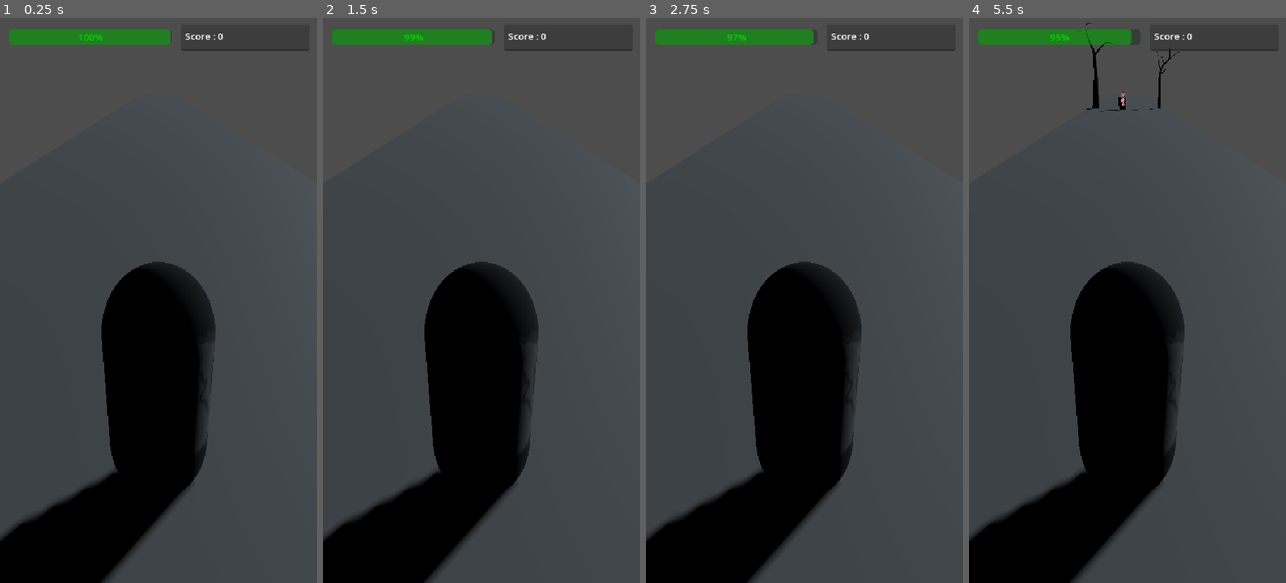
Above: before the commit, frames 1-4 (left to right).
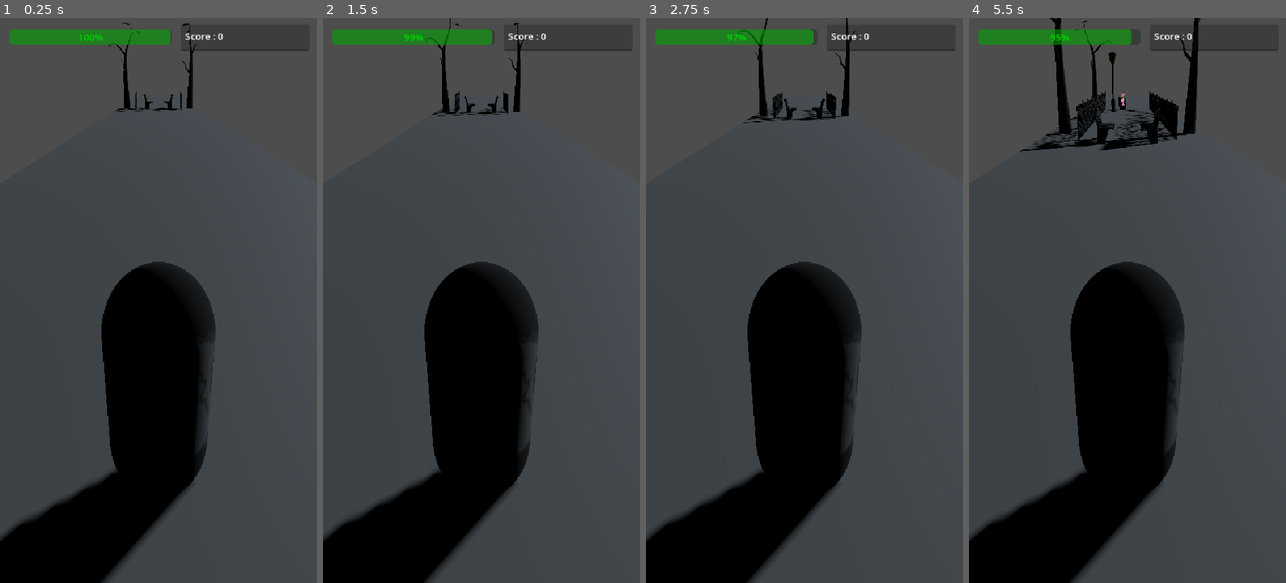
Above: after the commit, the same moments.

Repository: ESMA-NicolasR/face-snatcher
Game: Godot game, scene res://Alois/Scenes/TEST_face_snatcher.tscn
Two runs of this game, one before a commit and one after it. Both use one fixed random seed, a clock stepped at 60 frames per second and the inputs below.
Inputs:
- Up to frame 1 (0.25 s): no input
- Up to frame 2 (1.5 s): no input
- Up to frame 3 (2.75 s): no input
- Up to frame 4 (5.5 s): no input

The runs differ from the first frame. In frame 1, 0.5% of the frame differs, in the area x 34-63%, y 0-17%; in frame 2, 0.7%; in frame 3, 1.1%; in frame 4, 3.2%, in the area x 16-74%, y 0-24%.

Commit message:
Decoration manager v4

Diff:
--- a/Alois/Scenes/TEST_face_snatcher.tscn
+++ b/Alois/Scenes/TEST_face_snatcher.tscn
@@ -111,7 +111,7 @@
 autostart = true
 
 [node name="Decoration Leftcenter Timer2" type="Timer" parent="Timers" unique_id=296177828]
-wait_time = 6.0
+wait_time = 3.0
 one_shot = true
 autostart = true
 
@@ -126,7 +126,7 @@
 autostart = true
 
 [node name="Decoration Rightcenter Timer5" type="Timer" parent="Timers" unique_id=316492386]
-wait_time = 6.0
+wait_time = 3.0
 one_shot = true
 autostart = true
 
@@ -152,25 +152,33 @@
 meshes_far = Array[PackedScene]([ExtResource("4_lan1h"), ExtResource("5_x8g61"), ExtResource("6_rmso8")])
 meshes_med = Array[PackedScene]([ExtResource("7_py22k")])
 meshes_close = Array[PackedScene]([ExtResource("9_3gcot"), ExtResource("8_7075h")])
-vitesse_max_far = 3.0
-vitesse_min_far = 1.05
+vitesse_max_far = 3.5
+vitesse_min_far = 1.1
 vitesse_max_med = 3.5
 vitesse_min_med = 1.1
 vitesse_max_close = 4.0
 vitesse_min_close = 1.15
 debut_ralentissement_far = 0.6
-range_far_left_min = 5.0
-range_far_left_max = 7.5
-range_far_right_min = 5.0
-range_far_right_max = 7.5
-range_med_left_min = 3.0
-range_med_left_max = 3.0
-range_med_right_min = 3.0
-range_med_right_max = 3.0
+debut_ralentissement_med = 0.9
+fin_ralentissement_med = 0.95
+debut_acceleration_med = 0.95
+rot_y_far_L = Vector2(0, 180)
+rot_y_med_L = Vector2(0, 0)
+rot_y_far_R = Vector2(0, 180)
+rot_y_med_R = Vector2(0, 0)
+rot_y_close_R = Vector2(180, 180)
+range_far_left_min = 4.0
+range_far_left_max = 10.0
+range_far_right_min = 4.0
+range_far_right_max = 10.0
+range_med_left_min = 0.638
+range_med_left_max = 0.638
+range_med_right_min = 0.638
+range_med_right_max = 0.638
 range_close_left_min = 4.0
-range_close_left_max = 6.0
+range_close_left_max = 8.0
 range_close_right_min = 4.0
-range_close_right_max = 6.0
+range_close_right_max = 8.0
 path_Left_left = NodePath("../../Paths/Decoration LEFT left Path3D")
 timer_LL = NodePath("../../Timers/Decoration Leftleft Timer1")
 path_Left_center = NodePath("../../Paths/Decoration LEFT center Path3D")
@@ -229,8 +237,7 @@
 offset_top = 341.0
 offset_right = 519.2727
 offset_bottom = 424.0
-text = "Bouton
-Vol visage"
+text = "Vol visage"
 
 [node name="Health Bar" type="ProgressBar" parent="UI" unique_id=1541017287]
 modulate = Color(0, 0.8862745, 0, 1)
--- a/Alois/Scripts/Decorations_Manager.gd
+++ b/Alois/Scripts/Decorations_Manager.gd
@@ -13,38 +13,43 @@
 @export var vitesse_max_close: float = 1.75
 @export var vitesse_min_close: float = 0.4
 
-# Seuils de distance (Lointain)
+# Seuils de distance (Lointain, Medium, Proche)
 @export var debut_ralentissement_far: float = 0.35
 @export var fin_ralentissement_far: float = 0.85
 @export var debut_acceleration_far: float = 0.85
 @export var fin_acceleration_far: float = 1.0
 
-# Seuils de distance (Medium)
 @export var debut_ralentissement_med: float = 0.4
 @export var fin_ralentissement_med: float = 0.85
 @export var debut_acceleration_med: float = 0.85
 @export var fin_acceleration_med: float = 1.0
 
-# Seuils de distance (Proche)
 @export var debut_ralentissement_close: float = 0.45
 @export var fin_ralentissement_close: float = 0.85
 @export var debut_acceleration_close: float = 0.85
 @export var fin_acceleration_close: float = 1.0
 
+# --- CONFIGURATION DES ROTATIONS (Séparées Gauche/Droite en degrés) ---
+@export_group("Rotations Y - Côté GAUCHE")
+@export var rot_y_far_L: Vector2 = Vector2(0, 360)
+@export var rot_y_med_L: Vector2 = Vector2(0, 360)
+@export var rot_y_close_L: Vector2 = Vector2(0, 0)
+
+@export_group("Rotations Y - Côté DROIT")
+@export var rot_y_far_R: Vector2 = Vector2(0, 360)
+@export var rot_y_med_R: Vector2 = Vector2(0, 360)
+@export var rot_y_close_R: Vector2 = Vector2(0, 0)
+
 # --- CONFIGURATION DES TIMERS (Ranges de temps en secondes) ---
-@export_group("Timer Ranges Lointains")
+@export_group("Timer Ranges")
 @export var range_far_left_min: float = 3.0
 @export var range_far_left_max: float = 6.0
 @export var range_far_right_min: float = 3.0
 @export var range_far_right_max: float = 6.0
-
-@export_group("Timer Ranges Medium")
 @export var range_med_left_min: float = 2.0
 @export var range_med_left_max: float = 5.0
 @export var range_med_right_min: float = 2.0
 @export var range_med_right_max: float = 5.0
-
-@export_group("Timer Ranges Proches")
 @export var range_close_left_min: float = 1.5
 @export var range_close_left_max: float = 4.0
 @export var range_close_right_min: float = 1.5
@@ -65,26 +70,49 @@
 @export var path_Right_left: Path3D
 @export var timer_RL: Timer
 
-func execute_decoration_spawn(chemin_choisi: Path3D, type_distance: String, timer_concerne: Timer, t_min: float, t_max: float):
+func _ready() -> void:
+	# Spawner un premier objet sur chaque chemin dès le lancement
+	_on_decoration_leftleft_timer_1_timeout()
+	_on_decoration_leftcenter_timer_2_timeout()
+	_on_decoration_leftright_timer_3_timeout()
+	_on_decoration_rightright_timer_4_timeout()
+	_on_decoration_rightcenter_timer_5_timeout()
+	_on_decoration_rightleft_timer_6_timeout()
+
+func execute_decoration_spawn(chemin_choisi: Path3D, type_distance: String, is_left_side: bool, timer_concerne: Timer, t_min: float, t_max: float):
 	# Sécurité si le chemin n'est pas assigné
 	if chemin_choisi == null: return
 
-	# Déterminer la liste de meshes à utiliser
+	# Déterminer la liste de meshes et la range de rotation selon le côté et la distance
 	var liste_a_utiliser: Array[PackedScene] = []
-	if type_distance == "far": liste_a_utiliser = meshes_far
-	elif type_distance == "med": liste_a_utiliser = meshes_med
-	elif type_distance == "close": liste_a_utiliser = meshes_close
+	var rot_range: Vector2 = Vector2.ZERO
+
+	if type_distance == "far":
+		liste_a_utiliser = meshes_far
+		rot_range = rot_y_far_L if is_left_side else rot_y_far_R
+	elif type_distance == "med":
+		liste_a_utiliser = meshes_med
+		rot_range = rot_y_med_L if is_left_side else rot_y_med_R
+	elif type_distance == "close":
+		liste_a_utiliser = meshes_close
+		rot_range = rot_y_close_L if is_left_side else rot_y_close_R
 
 	if liste_a_utiliser.size() == 0: return
 
-	# Création suiveur de path et instance mesh
+	# Création suiveur de path
 	var new_decoration = PathFollow3D.new()
 	new_decoration.loop = false
 	chemin_choisi.add_child(new_decoration)
+
+	# Instance mesh et application de la rotation Y aléatoire
 	var new_mesh_decoration = liste_a_utiliser.pick_random().instantiate()
 	new_decoration.add_child(new_mesh_decoration)
 
-	# Relancer le timer avec un nouveau temps aléatoire dans sa range
+	# Application de la rotation Y
+	var random_rot = randf_range(rot_range.x, rot_range.y)
+	new_mesh_decoration.rotation.y = deg_to_rad(random_rot)
+
+	# Relancer le timer avec un nouveau temps aléatoire
 	timer_concerne.wait_time = randf_range(t_min, t_max)
 	timer_concerne.start()
 
@@ -95,10 +123,8 @@
 	for p in chemins:
 		if p == null: continue
 
-		# Variables temporaires pour le calcul de vitesse par path
 		var v_max: float; var v_min: float; var d_ral: float; var f_ral: float; var d_acc: float; var f_acc: float
 
-		# Identifier le type de chemin pour appliquer les bonnes variables
 		if p == path_Left_left or p == path_Right_right:
 			v_max = vitesse_max_far; v_min = vitesse_min_far
 			d_ral = debut_ralentissement_far; f_ral = fin_ralentissement_far
@@ -112,45 +138,38 @@
 			d_ral = debut_ralentissement_close; f_ral = fin_ralentissement_close
 			d_acc = debut_acceleration_close; f_acc = fin_acceleration_close
 
-		# Parcourir chaque décoration sur ce chemin spécifique
 		for decorationPathFollow in p.get_children():
 			if decorationPathFollow is PathFollow3D:
 				var ratio = decorationPathFollow.progress_ratio
 				var v_actuelle = v_max
 
-				# Calcul de la vitesse selon les zones de distance définies
 				if ratio > d_ral and ratio <= f_ral:
-					# Zone de ralentissement progressif
 					v_actuelle = remap(ratio, d_ral, f_ral, v_max, v_min)
 				elif ratio > f_ral and ratio <= d_acc:
-					# Zone de vitesse minimale constante
 					v_actuelle = v_min
 				elif ratio > d_acc and ratio <= f_acc:
-					# Zone de réaccélération progressive
 					v_actuelle = remap(ratio, d_acc, f_acc, v_min, v_max)
 
-				# Appliquer le mouvement
 				decorationPathFollow.progress += v_actuelle * delta
 
-				# Supprimer la décoration s'il arrive au bout du path
 				if decorationPathFollow.progress_ratio >= 0.99:
 					decorationPathFollow.queue_free()
 
-# --- CALLBACKS DES TIMERS ---
+# --- CALLBACKS DES TIMERS (is_left_side est passé en paramètre) ---
 func _on_decoration_leftleft_timer_1_timeout() -> void:
-	execute_decoration_spawn(path_Left_left, "far", timer_LL, range_far_left_min, range_far_left_max)
+	execute_decoration_spawn(path_Left_left, "far", true, timer_LL, range_far_left_min, range_far_left_max)
 
 func _on_decoration_leftcenter_timer_2_timeout() -> void:
-	execute_decoration_spawn(path_Left_center, "med", timer_LC, range_med_left_min, range_med_left_max)
+	execute_decoration_spawn(path_Left_center, "med", true, timer_LC, range_med_left_min, range_med_left_max)
 
 func _on_decoration_leftright_timer_3_timeout() -> void:
-	execute_decoration_spawn(path_Left_right, "close", timer_LR, range_close_left_min, range_close_left_max)
+	execute_decoration_spawn(path_Left_right, "close", true, timer_LR, range_close_left_min, range_close_left_max)
 
 func _on_decoration_rightright_timer_4_timeout() -> void:
-	execute_decoration_spawn(path_Right_right, "far", timer_RR, range_far_right_min, range_far_right_max)
+	execute_decoration_spawn(path_Right_right, "far", false, timer_RR, range_far_right_min, range_far_right_max)
 
 func _on_decoration_rightcenter_timer_5_timeout() -> void:
-	execute_decoration_spawn(path_Right_center, "med", timer_RC, range_med_right_min, range_med_right_max)
+	execute_decoration_spawn(path_Right_center, "med", false, timer_RC, range_med_right_min, range_med_right_max)
 
 func _on_decoration_rightleft_timer_6_timeout() -> void:
-	execute_decoration_spawn(path_Right_left, "close", timer_RL, range_close_right_min, range_close_right_max)
+	execute_decoration_spawn(path_Right_left, "close", false, timer_RL, range_close_right_min, range_close_right_max)
